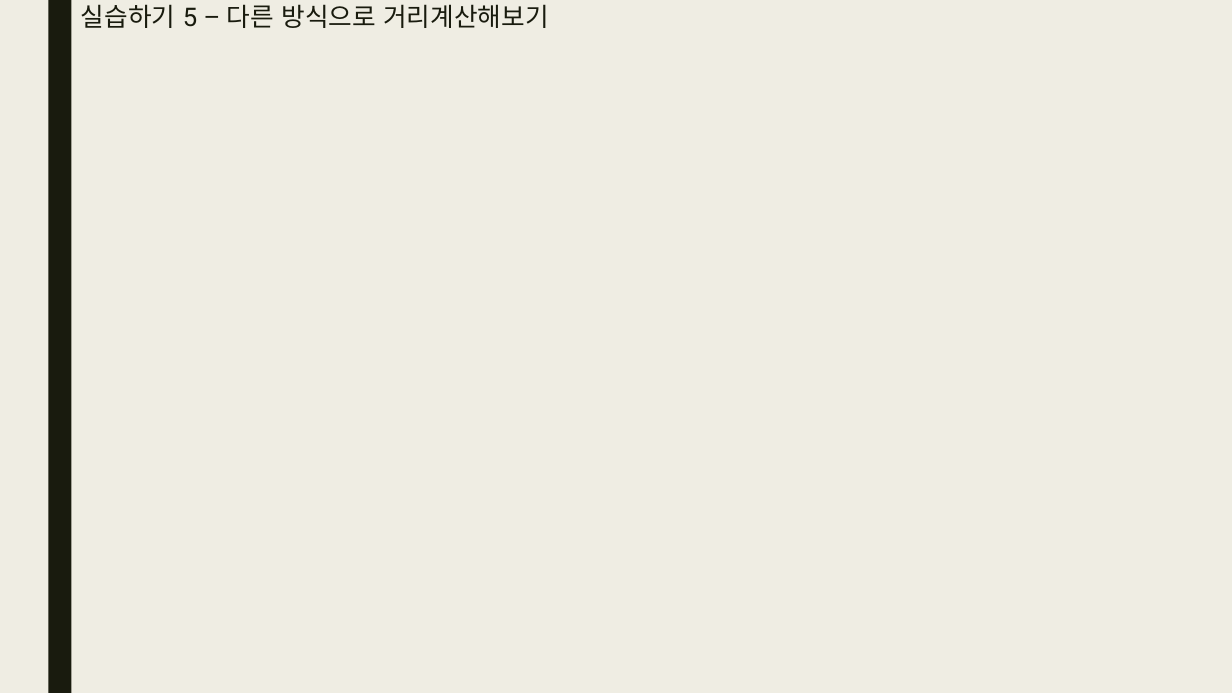
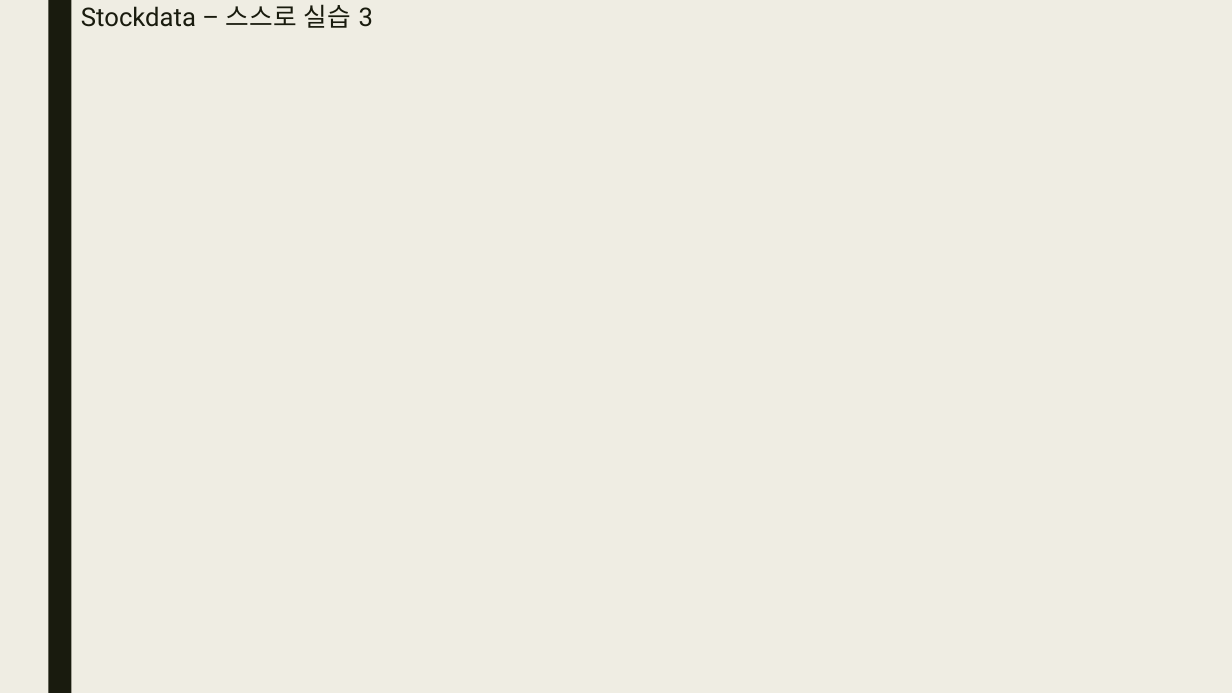
Before and after one commit to bino0130/kopo-java, a slide deck: slide 18 of 자바심화 과제/20230425 자바심화 과제 남정현.pptx (slide 14 before the commit). Drawn at 1232x693 pixels with LibreOffice and Linux fonts; fonts in the diff are those of the drawing; background and template pictures are left out. Boxes give left, top, right and bottom in pixels: in the first picture for what was removed or moved away, otherwise in the second. Text is boxed around its words. In the diff, an @@ line names an element or a change of style, - is before the commit and + after.

```diff
--- a/자바심화 과제/20230425 자바심화 과제 남정현.pptx
+++ b/자바심화 과제/20230425 자바심화 과제 남정현.pptx
@@ title at (81,4,373,28): text changed @@
-실습하기 5 – 다른 방식으로 거리계산해보기
+Stockdata – 스스로 실습 3
```
Also in this commit, not shown: 1 other slide changed, 3 slides added, 1 slide removed.
